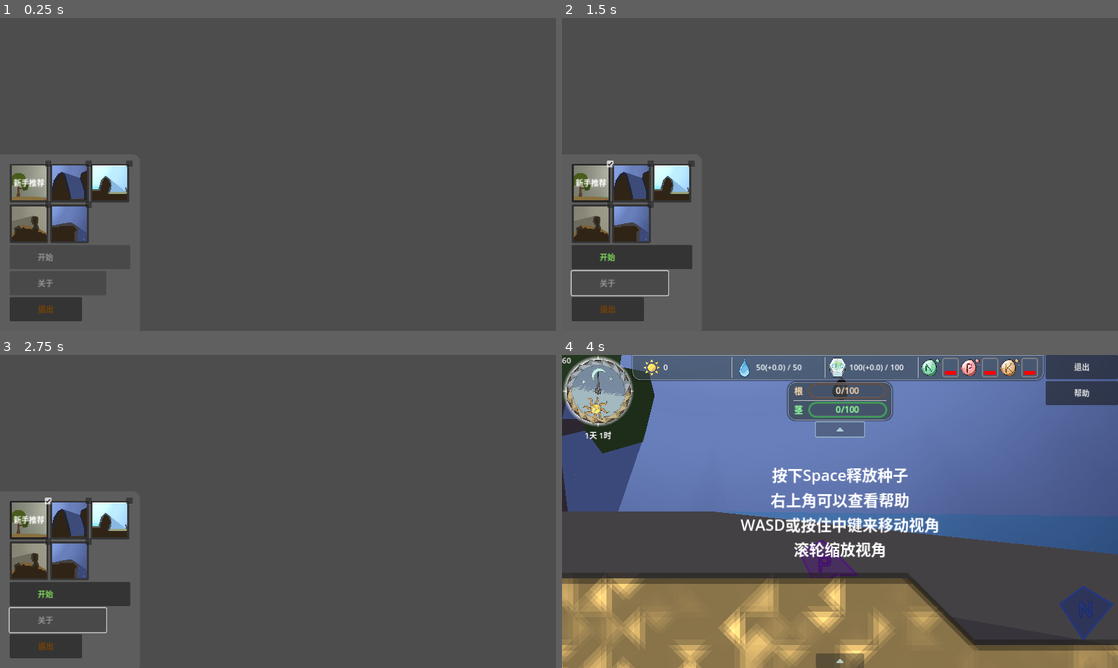
Above: before the commit, frames 1-4 (two rows, left to right).
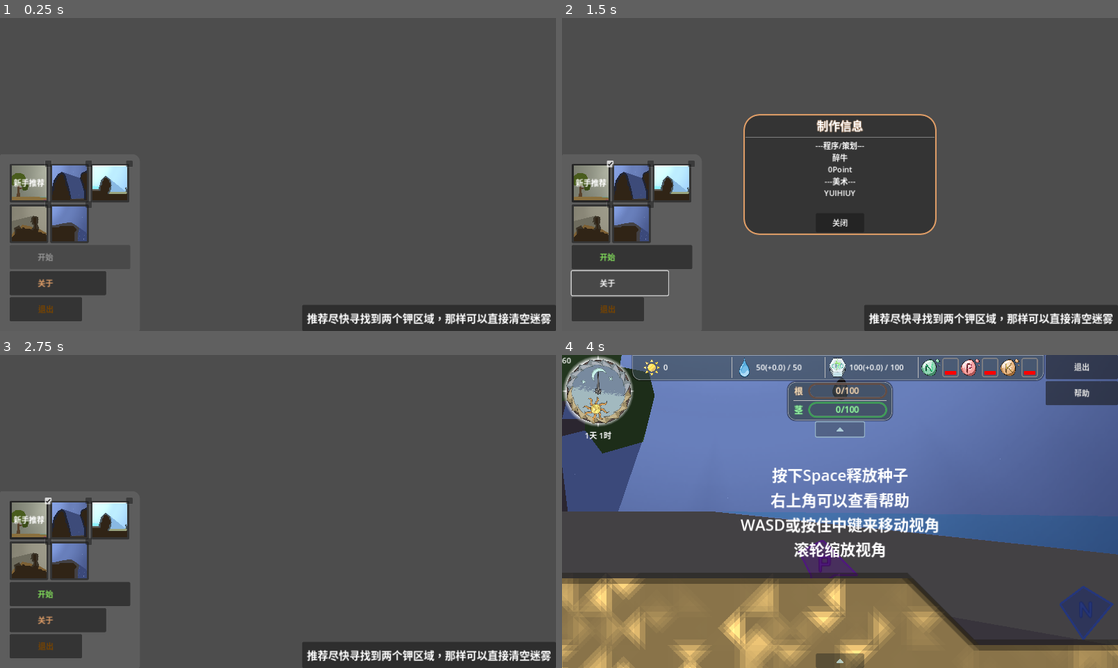
Above: after the commit, the same moments.

Repository: DeanNevan/RootsOfLife
Game: Godot game, scene res://src/main/MainMenu/MainMenu.tscn
The game is run twice, just before and just after one commit, with the same random seed, the same clock (stepped at 60 frames per second) and the same inputs. The engine's default icon, where the game draws it, is replaced by a stand-in: a white triangle on a blue panel in a dark square.
Inputs (mouse positions are in pixels of both pictures, inside the frame that each line leads up to):
- Up to frame 1 (0.25 s): no input
- Up to frame 2 (1.5 s): click (589, 183) at 0.52 s; click (617, 284) at 1.25 s, where only the run after the commit has a clickable "关于"
- Up to frame 3 (2.75 s): click (278, 558) at 2 s, where only the run after the commit has a clickable "关闭"
- Up to frame 4 (4 s): click "开始" at 2.75 s; click (840, 389) at 3.5 s

The runs differ from the first frame. In frame 1, 3.5% of the frame differs, in the area x 6-100%, y 83-100%; in frame 2, 16%, in the area x 6-100%, y 30-100%; in frame 3, 3.7%; in frame 4, nothing differs.

Commit message:
over

Diff:
--- a/src/main/MainGame/GameWorld/GameWorld.gd
+++ b/src/main/MainGame/GameWorld/GameWorld.gd
@@ -11,8 +11,6 @@
 
 # Called when the node enters the scene tree for the first time.
 func _ready():
-	Data.roots_goal = roots_growth_goal
-	Data.stem_goal = stem_growth_goal
 	for i in _Terrains.get_children():
 		i.fog = _FogTileMap
 	pass # Replace with function body.
--- a/src/main/MainGame/GameWorld/instances/Ruin/GameWorldRuin.tscn
+++ b/src/main/MainGame/GameWorld/instances/Ruin/GameWorldRuin.tscn
@@ -228,6 +228,5 @@
 visible = false
 
 [node name="FogTileMap" parent="." index="4"]
-visible = false
 tile_set = SubResource("TileSet_sa7t2")
 layer_0/tile_data = PackedInt32Array(393192, 0, 0, 393193, 0, 0, 393194, 0, 0, 393195, 0, 0, 393196, 0, 0, 393197, 0, 0 …(27314 unchanged characters)…
--- a/src/main/MainGame/MainGame.gd
+++ b/src/main/MainGame/MainGame.gd
@@ -21,9 +21,9 @@
 func _ready():
 	Data.connect("growth_point_changed", _on_growth_point_changed)
 	GUI._FloatWindow.init_all()
-	Data.init_all()
 	GameTime.timestamp = 0
 	GameTime.start()
+	Data.init_all()
 	Data.camera = _MainCamera
 	_MainCamera.make_current()
 
@@ -42,6 +42,9 @@
 	$MainGameFog.tilemap = fog_tile_map
 	$MainGameFog.following_camera = _MainCamera
 	$MainGameFog.init_all()
+
+	Data.roots_goal = game_world.roots_growth_goal
+	Data.stem_goal = game_world.stem_growth_goal
 
 	game_world.init_all()
 	start_seed()
--- a/src/main/MainGame/MainGameBG/MainGameBG.gd
+++ b/src/main/MainGame/MainGameBG/MainGameBG.gd
@@ -6,7 +6,7 @@
 # Called when the node enters the scene tree for the first time.
 func _ready():
 	await get_tree().process_frame
-	$SunlightManager.init_all()
+	$Node/SunlightManager.init_all()
 	pass # Replace with function body.
 
 
@@ -19,10 +19,10 @@
 		scale.y = 1 / Data.camera.zoom.y
 
 	if $Sun.visible:
-		$SunlightManager.sunlight_level_per_raycast = Config.SUNLIGHT_LEVEL_SUN_PER_RAYCAST
-		$SunlightManager.percent = $Sun.percent_in_period
+		$Node/SunlightManager.sunlight_level_per_raycast = Config.SUNLIGHT_LEVEL_SUN_PER_RAYCAST
+		$Node/SunlightManager.percent = $Sun.percent_in_period
 		pass
 	elif $Moon.visible:
-		$SunlightManager.sunlight_level_per_raycast = Config.SUNLIGHT_LEVEL_MOON_PER_RAYCAST
-		$SunlightManager.percent = $Moon.percent_in_period
+		$Node/SunlightManager.sunlight_level_per_raycast = Config.SUNLIGHT_LEVEL_MOON_PER_RAYCAST
+		$Node/SunlightManager.percent = $Moon.percent_in_period
 		pass
--- a/src/main/MainGame/MainGameBG/MainGameBG.tscn
+++ b/src/main/MainGame/MainGameBG/MainGameBG.tscn
@@ -106,4 +106,6 @@
 scale_amount_curve = SubResource("Curve_oitmn")
 color_ramp = SubResource("Gradient_r17eh")
 
-[node name="SunlightManager" parent="." instance=ExtResource("11_oe00c")]
+[node name="Node" type="Node" parent="."]
+
+[node name="SunlightManager" parent="Node" instance=ExtResource("11_oe00c")]
--- a/src/main/MainMenu/LabelRandomTip.gd
+++ b/src/main/MainMenu/LabelRandomTip.gd
@@ -2,9 +2,17 @@
 
 @onready var timer := Timer.new()
 
+var index := 0
+
 var tips := [
 	"叶片会阻挡阳光，也就是说，你需要好好考虑多个叶片怎么排布",
-
+	"同时拥有三个及以上的某个营养区域是在浪费资源",
+	"推荐尽快寻找到两个钾区域，那样可以直接清空迷雾",
+	"没时间做翻译！！！所以只有中文了",
+	"同一片水域只能提供一次水分加成",
+	"沃土是水分最充足的土壤",
+	"记得进入游戏后，右上角有帮助按钮",
+	"游戏目标是培养植物，权衡消耗和发展，使成长值达标",
 ]
 
 var rng := RandomNumberGenerator.new()
@@ -16,8 +24,11 @@
 	timer.one_shot = false
 	timer.start(5)
 	timer.connect("timeout", _on_timeout)
+	_on_timeout()
 	pass # Replace with function body.
 
 
 func _on_timeout():
+	#text = tips[index % tips.size()]
 	text = tips[rng.randi() % tips.size()]
+	index += 1
--- a/src/main/MainMenu/MainMenu.gd
+++ b/src/main/MainMenu/MainMenu.gd
@@ -4,6 +4,7 @@
 @onready var _ButtonStartGame = %ButtonStartGame
 @onready var _ButtonMaker = %ButtonMaker
 @onready var _ButtonExit = %ButtonExit
+@onready var _WindowMaker = %WindowMaker
 
 var selected_element : GameWorldChooseElement
 
@@ -39,9 +40,15 @@
 
 
 func _on_button_maker_pressed():
+	_WindowMaker.show()
 	pass # Replace with function body.
 
 
 func _on_button_exit_pressed():
 	get_tree().quit()
 	pass # Replace with function body.
+
+
+func _on_button_close_maker_pressed():
+	_WindowMaker.hide()
+	pass # Replace with function body.
--- a/src/main/MainMenu/MainMenu.tscn
+++ b/src/main/MainMenu/MainMenu.tscn
@@ -13,12 +13,7 @@
 [ext_resource type="Script" path="res://src/main/utils/ButtonWithAudio.gd" id="11_8p7yv"]
 [ext_resource type="PackedScene" uid="uid://tevtfglih7n2" path="res://src/main/MainGame/GameWorld/instances/Cliff/GameWorldCliff.tscn" id="11_qkfg5"]
 [ext_resource type="Texture2D" uid="uid://kdgn0avh2f28" path="res://src/main/MainGame/GameWorld/instances/Cliff/thumbnail.png" id="12_abclp"]
-
-[sub_resource type="StyleBoxFlat" id="StyleBoxFlat_sekj7"]
-bg_color = Color(0.364706, 0.364706, 0.364706, 1)
-corner_radius_top_left = 4
-corner_radius_top_right = 16
-corner_radius_bottom_right = 4
+[ext_resource type="Script" path="res://src/main/MainMenu/LabelRandomTip.gd" id="14_lky02"]
 
 [sub_resource type="StyleBoxFlat" id="StyleBoxFlat_cxyng"]
 bg_color = Color(0.203922, 0.203922, 0.203922, 1)
@@ -39,6 +34,15 @@
 
 [sub_resource type="FontVariation" id="FontVariation_qopwv"]
 
+[sub_resource type="StyleBoxFlat" id="StyleBoxFlat_sekj7"]
+bg_color = Color(0.364706, 0.364706, 0.364706, 1)
+corner_radius_top_left = 4
+corner_radius_top_right = 16
+corner_radius_bottom_right = 4
+
+[sub_resource type="LabelSettings" id="LabelSettings_rl3ex"]
+font_size = 22
+
 [node name="MainMenu" type="Control"]
 layout_mode = 3
 anchors_preset = 15
@@ -58,123 +62,8 @@
 grow_horizontal = 2
 grow_vertical = 2
 
-[node name="MarginContainer" type="MarginContainer" parent="CanvasLayer/Control"]
-layout_mode = 1
-anchors_preset = 2
-anchor_top = 1.0
-anchor_bottom = 1.0
-offset_top = -242.0
-offset_right = 270.0
-grow_vertical = 0
-
-[node name="Panel" type="Panel" parent="CanvasLayer/Control/MarginContainer"]
-layout_mode = 2
-theme_override_styles/panel = SubResource("StyleBoxFlat_sekj7")
-
-[node name="MarginContainer" type="MarginContainer" parent="CanvasLayer/Control/MarginContainer"]
-layout_mode = 2
-theme_override_constants/margin_left = 20
-theme_override_constants/margin_top = 20
-theme_override_constants/margin_right = 20
-theme_override_constants/margin_bottom = 20
-
-[node name="VBoxContainer" type="VBoxContainer" parent="CanvasLayer/Control/MarginContainer/MarginContainer"]
-layout_mode = 2
-size_flags_vertical = 8
-
-[node name="ContainerGameWorldChooseElement" type="GridContainer" parent="CanvasLayer/Control/MarginContainer/MarginContainer/VBoxContainer"]
-unique_name_in_owner = true
-layout_mode = 2
-columns = 3
-
-[node name="GameWorldChooseElement" parent="CanvasLayer/Control/MarginContainer/MarginContainer/VBoxContainer/ContainerGameWorldChooseElement" instance=ExtResource("2_xopi8")]
-layout_mode = 2
-scene_game_world = ExtResource("3_7kfrr")
-texture = ExtResource("4_i3x5d")
-hint_title = "平原"
-hint_content = "-简单
--地图小
--资源丰富
--成长值目标比较低"
-
-[node name="Label" type="Label" parent="CanvasLayer/Control/MarginContainer/MarginContainer/VBoxContainer/ContainerGameWorldChooseElement/GameWorldChooseElement"]
-layout_mode = 2
-text = "新手推荐"
-horizontal_alignment = 1
-
-[node name="GameWorldChooseElement2" parent="CanvasLayer/Control/MarginContainer/MarginContainer/VBoxContainer/ContainerGameWorldChooseElement" instance=ExtResource("2_xopi8")]
-layout_mode = 2
-scene_game_world = ExtResource("4_inw46")
-texture = ExtResource("6_tsfgm")
-hint_title = "盆地"
-hint_content = "-普通
--地图中等
--资源一般
--成长值目标一般"
-
-[node name="GameWorldChooseElement3" parent="CanvasLayer/Control/MarginContainer/MarginContainer/VBoxContainer/ContainerGameWorldChooseElement" instance=ExtResource("2_xopi8")]
-layout_mode = 2
-scene_game_world = ExtResource("5_ge4ef")
-texture = ExtResource("8_ch8hx")
-hint_title = "水滩"
-hint_content = "-普通
--地图较大
--资源一般
--成长值目标较高"
-
-[node name="GameWorldChooseElement4" parent="CanvasLayer/Control/MarginContainer/MarginContainer/VBoxContainer/ContainerGameWorldChooseElement" instance=ExtResource("2_xopi8")]
-layout_mode = 2
-scene_game_world = ExtResource("9_em1vl")
-texture = ExtResource("10_nqk1l")
-hint_title = "废墟"
-hint_content = "-困难
--地图较大
--资源一般
--地形复杂，障碍物多
--成长值目标较高"
-
-[node name="GameWorldChooseElement5" parent="CanvasLayer/Control/MarginContainer/MarginContainer/VBoxContainer/ContainerGameWorldChooseElement" instance=ExtResource("2_xopi8")]
-layout_mode = 2
-scene_game_world = ExtResource("11_qkfg5")
-texture = ExtResource("12_abclp")
-hint_title = "悬崖"
-hint_content = "-困难
--地图较大
--资源较少
--地形复杂，障碍物多
--成长值目标较高"
-
-[node name="ButtonStartGame" type="Button" parent="CanvasLayer/Control/MarginContainer/MarginContainer/VBoxContainer"]
-unique_name_in_owner = true
-custom_minimum_size = Vector2(250, 50)
-layout_mode = 2
-size_flags_horizontal = 0
-theme_override_colors/font_color = Color(0.501961, 0.854902, 0.34902, 1)
-text = "             开始"
-alignment = 0
-script = ExtResource("11_8p7yv")
-
-[node name="ButtonMaker" type="Button" parent="CanvasLayer/Control/MarginContainer/MarginContainer/VBoxContainer"]
-unique_name_in_owner = true
-custom_minimum_size = Vector2(200, 50)
-layout_mode = 2
-size_flags_horizontal = 0
-theme_override_colors/font_color = Color(0.866667, 0.611765, 0.4, 1)
-disabled = true
-text = "             关于"
-alignment = 0
-script = ExtResource("11_8p7yv")
-
-[node name="ButtonExit" type="Button" parent="CanvasLayer/Control/MarginContainer/MarginContainer/VBoxContainer"]
-unique_name_in_owner = true
-custom_minimum_size = Vector2(150, 50)
-layout_mode = 2
-size_flags_horizontal = 0
-theme_override_colors/font_color = Color(0.462745, 0.262745, 0, 1)
-text = "退出"
-script = ExtResource("11_8p7yv")
-
-[node name="WindowMaker" type="MarginContainer" parent="."]
+[node name="WindowMaker" type="MarginContainer" parent="CanvasLayer/Control"]
+unique_name_in_owner = true
 visible = false
 custom_minimum_size = Vector2(400, 250)
 layout_mode = 1
@@ -190,39 +79,193 @@
 grow_horizontal = 2
 grow_vertical = 2
 
-[node name="Panel" type="Panel" parent="WindowMaker"]
+[node name="Panel" type="Panel" parent="CanvasLayer/Control/WindowMaker"]
 layout_mode = 2
 theme_override_styles/panel = SubResource("StyleBoxFlat_cxyng")
 
-[node name="MarginContainer" type="MarginContainer" parent="WindowMaker"]
+[node name="MarginContainer" type="MarginContainer" parent="CanvasLayer/Control/WindowMaker"]
 layout_mode = 2
 theme_override_constants/margin_left = 5
 theme_override_constants/margin_top = 5
 theme_override_constants/margin_right = 5
 theme_override_constants/margin_bottom = 5
 
-[node name="VBoxContainer" type="VBoxContainer" parent="WindowMaker/MarginContainer"]
-layout_mode = 2
-
-[node name="Label" type="Label" parent="WindowMaker/MarginContainer/VBoxContainer"]
+[node name="VBoxContainer" type="VBoxContainer" parent="CanvasLayer/Control/WindowMaker/MarginContainer"]
+layout_mode = 2
+
+[node name="Label" type="Label" parent="CanvasLayer/Control/WindowMaker/MarginContainer/VBoxContainer"]
 layout_mode = 2
 text = "制作信息"
 label_settings = SubResource("LabelSettings_qoioj")
 horizontal_alignment = 1
 vertical_alignment = 1
 
-[node name="HSeparator" type="HSeparator" parent="WindowMaker/MarginContainer/VBoxContainer"]
-layout_mode = 2
-
-[node name="RichTextLabel" type="RichTextLabel" parent="WindowMaker/MarginContainer/VBoxContainer"]
+[node name="HSeparator" type="HSeparator" parent="CanvasLayer/Control/WindowMaker/MarginContainer/VBoxContainer"]
+layout_mode = 2
+
+[node name="RichTextLabel" type="RichTextLabel" parent="CanvasLayer/Control/WindowMaker/MarginContainer/VBoxContainer"]
 layout_mode = 2
 size_flags_vertical = 3
 theme_override_fonts/bold_font = SubResource("FontVariation_qopwv")
 bbcode_enabled = true
-text = "[center]---程序---[/center]
+text = "[center]---程序/策划---[/center]
 [center]醉牛[/center]
-[center]OPoint[/center]"
-
+[center]0Point[/center]
+[center]---美术---[/center]
+[center]YUIHIUY[/center]"
+
+[node name="ButtonCloseMaker" type="Button" parent="CanvasLayer/Control/WindowMaker/MarginContainer/VBoxContainer"]
+custom_minimum_size = Vector2(100, 40)
+layout_mode = 2
+size_flags_horizontal = 4
+text = "关闭"
+
+[node name="MarginContainer" type="MarginContainer" parent="CanvasLayer/Control"]
+layout_mode = 1
+anchors_preset = 2
+anchor_top = 1.0
+anchor_bottom = 1.0
+offset_top = -242.0
+offset_right = 270.0
+grow_vertical = 0
+
+[node name="Panel" type="Panel" parent="CanvasLayer/Control/MarginContainer"]
+layout_mode = 2
+theme_override_styles/panel = SubResource("StyleBoxFlat_sekj7")
+
+[node name="MarginContainer" type="MarginContainer" parent="CanvasLayer/Control/MarginContainer"]
+layout_mode = 2
+theme_override_constants/margin_left = 20
+theme_override_constants/margin_top = 20
+theme_override_constants/margin_right = 20
+theme_override_constants/margin_bottom = 20
+
+[node name="VBoxContainer" type="VBoxContainer" parent="CanvasLayer/Control/MarginContainer/MarginContainer"]
+layout_mode = 2
+size_flags_vertical = 8
+
+[node name="ContainerGameWorldChooseElement" type="GridContainer" parent="CanvasLayer/Control/MarginContainer/MarginContainer/VBoxContainer"]
+unique_name_in_owner = true
+layout_mode = 2
+columns = 3
+
+[node name="GameWorldChooseElement" parent="CanvasLayer/Control/MarginContainer/MarginContainer/VBoxContainer/ContainerGameWorldChooseElement" instance=ExtResource("2_xopi8")]
+layout_mode = 2
+scene_game_world = ExtResource("3_7kfrr")
+texture = ExtResource("4_i3x5d")
+hint_title = "平原"
+hint_content = "-简单
+-地图小
+-资源丰富
+-成长值目标比较低"
+
+[node name="Label" type="Label" parent="CanvasLayer/Control/MarginContainer/MarginContainer/VBoxContainer/ContainerGameWorldChooseElement/GameWorldChooseElement"]
+layout_mode = 2
+text = "新手推荐"
+horizontal_alignment = 1
+
+[node name="GameWorldChooseElement2" parent="CanvasLayer/Control/MarginContainer/MarginContainer/VBoxContainer/ContainerGameWorldChooseElement" instance=ExtResource("2_xopi8")]
+layout_mode = 2
+scene_game_world = ExtResource("4_inw46")
+texture = ExtResource("6_tsfgm")
+hint_title = "盆地"
+hint_content = "-普通
+-地图中等
+-资源一般
+-成长值目标一般"
+
+[node name="GameWorldChooseElement3" parent="CanvasLayer/Control/MarginContainer/MarginContainer/VBoxContainer/ContainerGameWorldChooseElement" instance=ExtResource("2_xopi8")]
+layout_mode = 2
+scene_game_world = ExtResource("5_ge4ef")
+texture = ExtResource("8_ch8hx")
+hint_title = "水滩"
+hint_content = "-普通
+-地图较大
+-资源一般
+-成长值目标较高"
+
+[node name="GameWorldChooseElement4" parent="CanvasLayer/Control/MarginContainer/MarginContainer/VBoxContainer/ContainerGameWorldChooseElement" instance=ExtResource("2_xopi8")]
+layout_mode = 2
+scene_game_world = ExtResource("9_em1vl")
+texture = ExtResource("10_nqk1l")
+hint_title = "废墟"
+hint_content = "-困难
+-地图较大
+-资源一般
+-地形复杂，障碍物多
+-成长值目标较高"
+
+[node name="GameWorldChooseElement5" parent="CanvasLayer/Control/MarginContainer/MarginContainer/VBoxContainer/ContainerGameWorldChooseElement" instance=ExtResource("2_xopi8")]
+layout_mode = 2
+scene_game_world = ExtResource("11_qkfg5")
+texture = ExtResource("12_abclp")
+hint_title = "悬崖"
+hint_content = "-困难
+-地图较大
+-资源较少
+-地形复杂，障碍物多
+-成长值目标较高"
+
+[node name="ButtonStartGame" type="Button" parent="CanvasLayer/Control/MarginContainer/MarginContainer/VBoxContainer"]
+unique_name_in_owner = true
+custom_minimum_size = Vector2(250, 50)
+layout_mode = 2
+size_flags_horizontal = 0
+theme_override_colors/font_color = Color(0.501961, 0.854902, 0.34902, 1)
+text = "             开始"
+alignment = 0
+script = ExtResource("11_8p7yv")
+
+[node name="ButtonMaker" type="Button" parent="CanvasLayer/Control/MarginContainer/MarginContainer/VBoxContainer"]
+unique_name_in_owner = true
+custom_minimum_size = Vector2(200, 50)
+layout_mode = 2
+size_flags_horizontal = 0
+theme_override_colors/font_color = Color(0.866667, 0.611765, 0.4, 1)
+text = "             关于"
+alignment = 0
+script = ExtResource("11_8p7yv")
+
+[node name="ButtonExit" type="Button" parent="CanvasLayer/Control/MarginContainer/MarginContainer/VBoxContainer"]
+unique_name_in_owner = true
+custom_minimum_size = Vector2(150, 50)
+layout_mode = 2
+size_flags_horizontal = 0
+theme_override_colors/font_color = Color(0.462745, 0.262745, 0, 1)
+text = "退出"
+script = ExtResource("11_8p7yv")
+
+[node name="MarginContainer2" type="MarginContainer" parent="CanvasLayer/Control"]
+layout_mode = 1
+anchors_preset = 3
+anchor_left = 1.0
+anchor_top = 1.0
+anchor_right = 1.0
+anchor_bottom = 1.0
+offset_left = -40.0
+offset_top = -40.0
+grow_horizontal = 0
+grow_vertical = 0
+
+[node name="Panel" type="Panel" parent="CanvasLayer/Control/MarginContainer2"]
+layout_mode = 2
+
+[node name="MarginContainer" type="MarginContainer" parent="CanvasLayer/Control/MarginContainer2"]
+layout_mode = 2
+theme_override_constants/margin_left = 10
+theme_override_constants/margin_top = 10
+theme_override_constants/margin_right = 10
+theme_override_constants/margin_bottom = 10
+
+[node name="LabelRandomTips" type="Label" parent="CanvasLayer/Control/MarginContainer2/MarginContainer"]
+layout_mode = 2
+text = "123123123"
+label_settings = SubResource("LabelSettings_rl3ex")
+horizontal_alignment = 2
+vertical_alignment = 1
+script = ExtResource("14_lky02")
+
+[connection signal="pressed" from="CanvasLayer/Control/WindowMaker/MarginContainer/VBoxContainer/ButtonCloseMaker" to="." method="_on_button_close_maker_pressed"]
 [connection signal="pressed" from="CanvasLayer/Control/MarginContainer/MarginContainer/VBoxContainer/ButtonStartGame" to="." method="_on_button_start_game_pressed"]
 [connection signal="pressed" from="CanvasLayer/Control/MarginContainer/MarginContainer/VBoxContainer/ButtonMaker" to="." method="_on_button_maker_pressed"]
 [connection signal="pressed" from="CanvasLayer/Control/MarginContainer/MarginContainer/VBoxContainer/ButtonExit" to="." method="_on_button_exit_pressed"]
--- a/src/main/Plant/Plant.gd
+++ b/src/main/Plant/Plant.gd
@@ -47,6 +47,8 @@
 var normal_energy_cost := 0.0
 
 var is_nutrition_k_working := false
+
+var is_seed_ok := false
 
 # Called when the node enters the scene tree for the first time.
 func _ready():
@@ -227,6 +229,11 @@
 	pass
 
 func seed_ok(pos : Vector2, normal : Vector2):
+	if is_seed_ok:
+		return
+
+	is_seed_ok = true
+
 	var roots_line : RootsLine = scene_roots_line.instantiate()
 	_Roots.add_line(roots_line)
 	var stem_line : StemLine = scene_stem_line.instantiate()
--- a/src/main/SunlightManager/SunlightManager.gd
+++ b/src/main/SunlightManager/SunlightManager.gd
@@ -51,14 +51,14 @@
 	for i in $RayCasts.get_children():
 		i.queue_free()
 	ray_cast_count = 0
-	var y : int = rect.end.y + 100
-	while y >= rect.position.y:
+	var y : int = (rect.end.y + 100) + 500
+	while y >= rect.position.y - 500:
 		var ray_cast := RayCast2D.new()
 		$RayCasts.add_child(ray_cast)
 		ray_cast.collide_with_areas = true
 		ray_cast.collide_with_bodies = false
 		ray_cast.position = Vector2(rect.end.x + 100, y)
-		ray_cast.target_position = Vector2(-rect.size.x - 200, 0)
+		ray_cast.target_position = Vector2(-rect.size.x - 200, 0) * 1.5
 		#ray_cast.target_position = Vector2(-rect.size.x / 2, 0)
 		y -= distance_period
 		ray_cast_count += 1
--- a/src/main/autoload/Data.gd
+++ b/src/main/autoload/Data.gd
@@ -40,7 +40,7 @@
 		emit_signal("roots_growth_point_changed")
 var stem_goal := 100.0:
 	set(_stem_goal):
-		_stem_goal = _stem_goal
+		stem_goal = _stem_goal
 		emit_signal("stem_growth_point_changed")
 
 var fog
Not shown: 1 places in src/main/MainMenu/MainMenu.tscn that only renumber resources
Not shown: 1 places in src/main/Plant/Plant.tscn that only renumber resources
